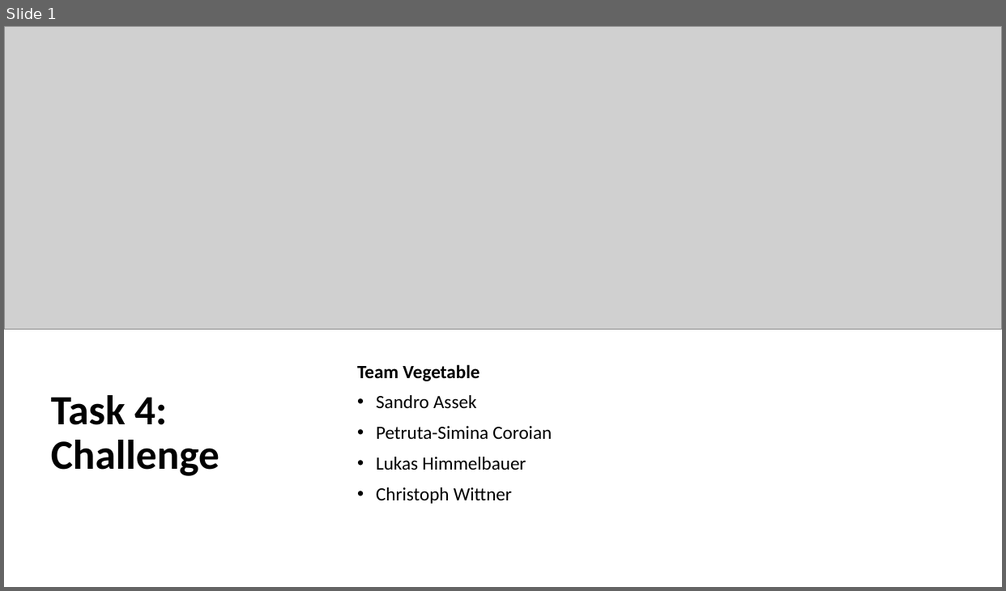
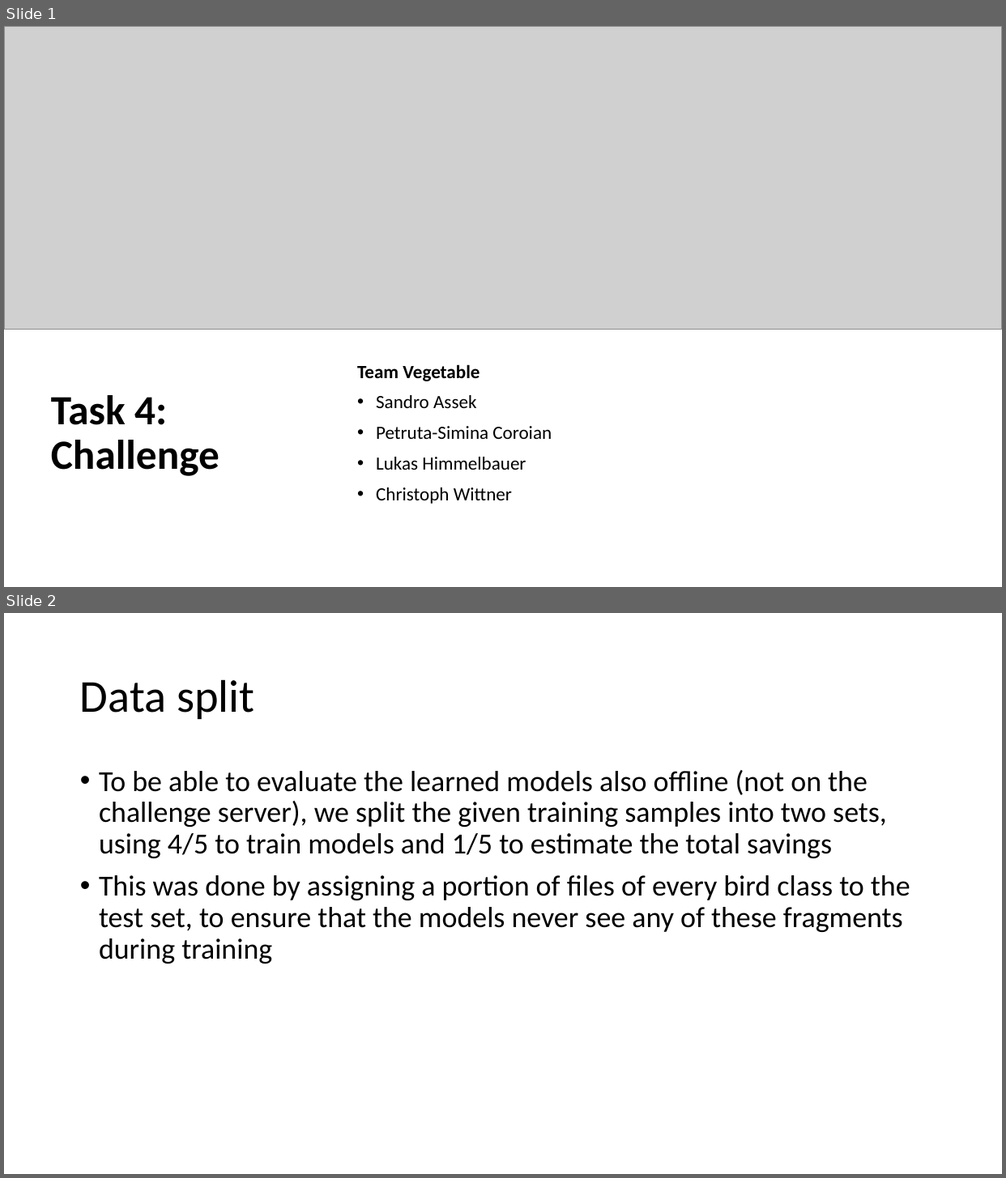
Before and after one commit to sandroassek/SS23_UE_MLPC, a slide deck: Challenge Presentation.odp. Shown one above the other, each under a label of ours: slide 1 before the commit, slides 1 and 2 after it. The pictures are 1006x591 and 1006x1178 pixels, drawn with LibreOffice and Linux fonts; fonts in the diff are those of the drawing; grey boxes stand for pictures. Boxes give left, top, right and bottom in pixels: in the first picture for what was removed or moved away, otherwise in the second. Text is boxed around its words. In the diff, an @@ line names an element or a change of style, - is before the commit and + after.

```diff
--- a/Challenge Presentation.odp
+++ b/Challenge Presentation.odp
@@ slide 2 added at <box>4,613,1002,1174</box>, background #FFFFFF @@
@@ title added at <box>80,679,254,719</box>, 44 pt, text #000000 @@
+Data split
@@ text added at <box>99,770,910,964</box>, 28 pt, text #000000 @@
+• To be able to evaluate the learned models also offline (not on the challenge server), we split the given training samples into two sets, using 4/5 to train models and 1/5 to estimate the total savings
+• This was done by assigning a portion of files of every bird class to the test set, to ensure that the models never see any of these fragments during training
```
Also in this commit, not shown: 2 other slides added, 3 slides removed.
